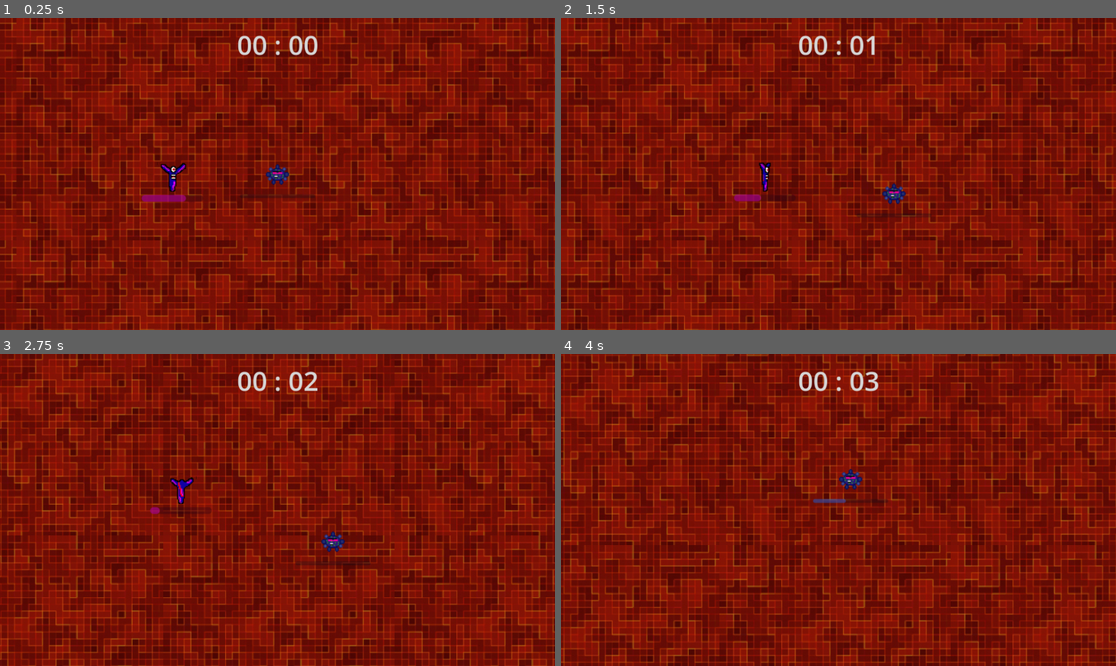
Above: before the commit, frames 1-4 (two rows, left to right).
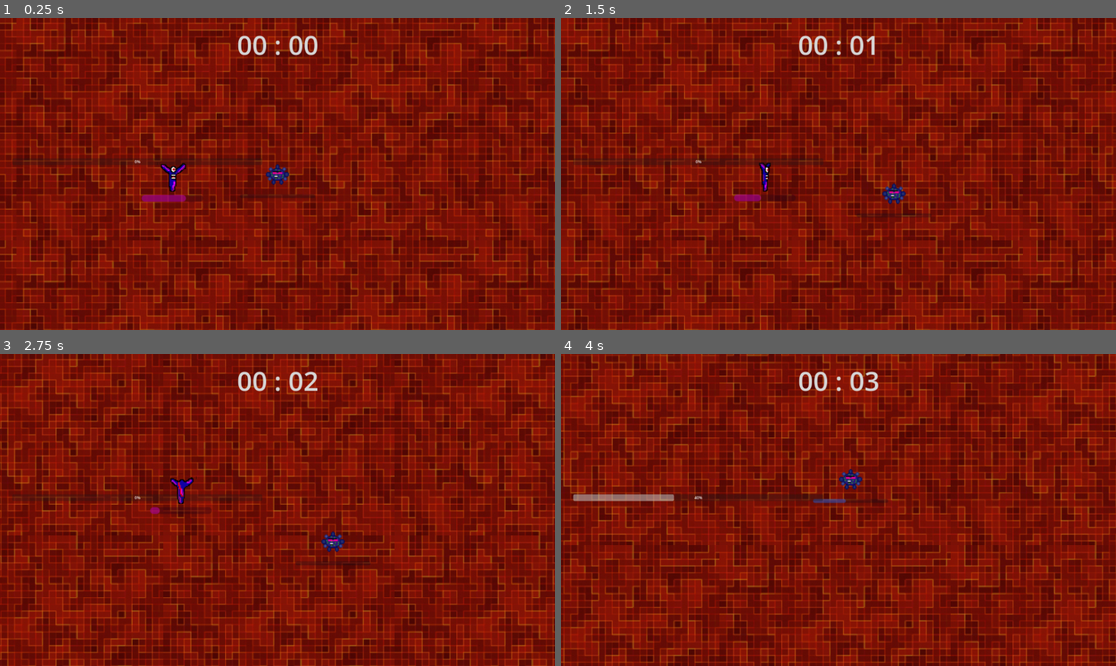
Above: after the commit, the same moments.

Repository: MrMaRc0s/Pirate-Software---Game-Jam-16
Game: Godot game, scene res://Scenes/world.tscn
Same seed, same stepped clock (60 frames per second), same inputs: the game is played once before the commit and once after it.
Inputs:
- Up to frame 1 (0.25 s): no input
- Up to frame 2 (1.5 s): hold Right (ui_right) 0.53-1.28 s; hold Down (ui_down) from 1.28 s (still down)
- Up to frame 3 (2.75 s): release Down (ui_down) at 2.03 s; hold Right (ui_right) from 2.03 s (still down)
- Up to frame 4 (4 s): release Right (ui_right) at 2.78 s; hold Up (ui_up) 2.78-3.53 s; hold Left (ui_left) from 3.53 s (still down)

The runs differ from the first frame. In frame 1, 0.6% of the frame differs, in the area x 2-48%, y 44-48%; in frame 2, 0.6%; in frame 3, 0.7%; in frame 4, 0.7%.

Commit message:
levelup hud

Diff:
--- a/ImmuneSystemAttacker/Scenes/hud.tscn
+++ b/ImmuneSystemAttacker/Scenes/hud.tscn
@@ -33,3 +33,10 @@
 text = "00:00"
 label_settings = SubResource("LabelSettings_ieoks")
 horizontal_alignment = 1
+
+[node name="XpBar" type="ProgressBar" parent="."]
+layout_mode = 0
+offset_left = 51.0
+offset_top = 583.0
+offset_right = 1089.0
+offset_bottom = 610.0
--- a/ImmuneSystemAttacker/script/global.gd
+++ b/ImmuneSystemAttacker/script/global.gd
@@ -1,4 +1,6 @@
 extends Node
 
-var playerCurrentAttack = false
-var PlayerAlive = true
+var playerCurrentAttack : bool = false
+var PlayerAlive : bool = true
+var XPbar : int = 0
+var LvlUp : int = 1
--- a/ImmuneSystemAttacker/script/hud.gd
+++ b/ImmuneSystemAttacker/script/hud.gd
@@ -9,6 +9,7 @@
 		return
 	time += delta
 	updateGameTimer()  # Call updateGameTimer to update the label
+	updateXpBar()
 
 func timeToString() -> String:
 	var sec = fmod(time, 60)
@@ -19,3 +20,7 @@
 
 func updateGameTimer() -> void:
 	$Timer.text = timeToString()
+
+func updateXpBar():
+	$XpBar.value = Global.XPbar
+	$XpBar.max_value = Global.LvlUp
--- a/ImmuneSystemAttacker/script/player.gd
+++ b/ImmuneSystemAttacker/script/player.gd
@@ -16,6 +16,7 @@
 
 func _ready():
 	$AnimatedSprite2D.play("default")
+	Global.LvlUp = nextLvl
 
 func _physics_process(delta):
 	updateHealthbar()
@@ -110,6 +111,8 @@
 func giveXp(amount: int):
 	xp+=amount
 	print("xp= ",xp)
+	Global.XPbar = xp
+	Global.LvlUp = nextLvl
 	if xp >=nextLvl:
 		level+=1
 		xp -= nextLvl
